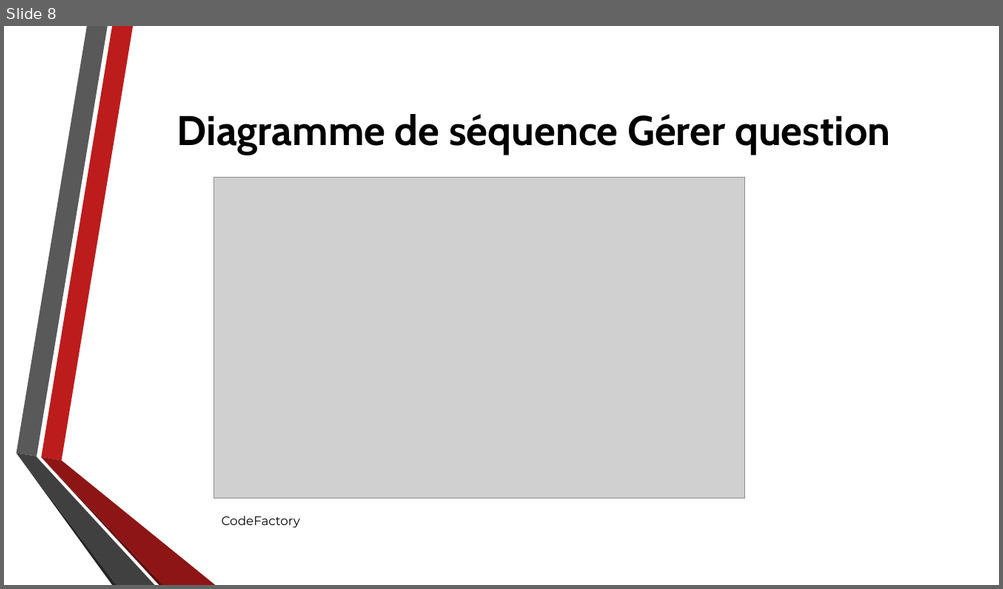
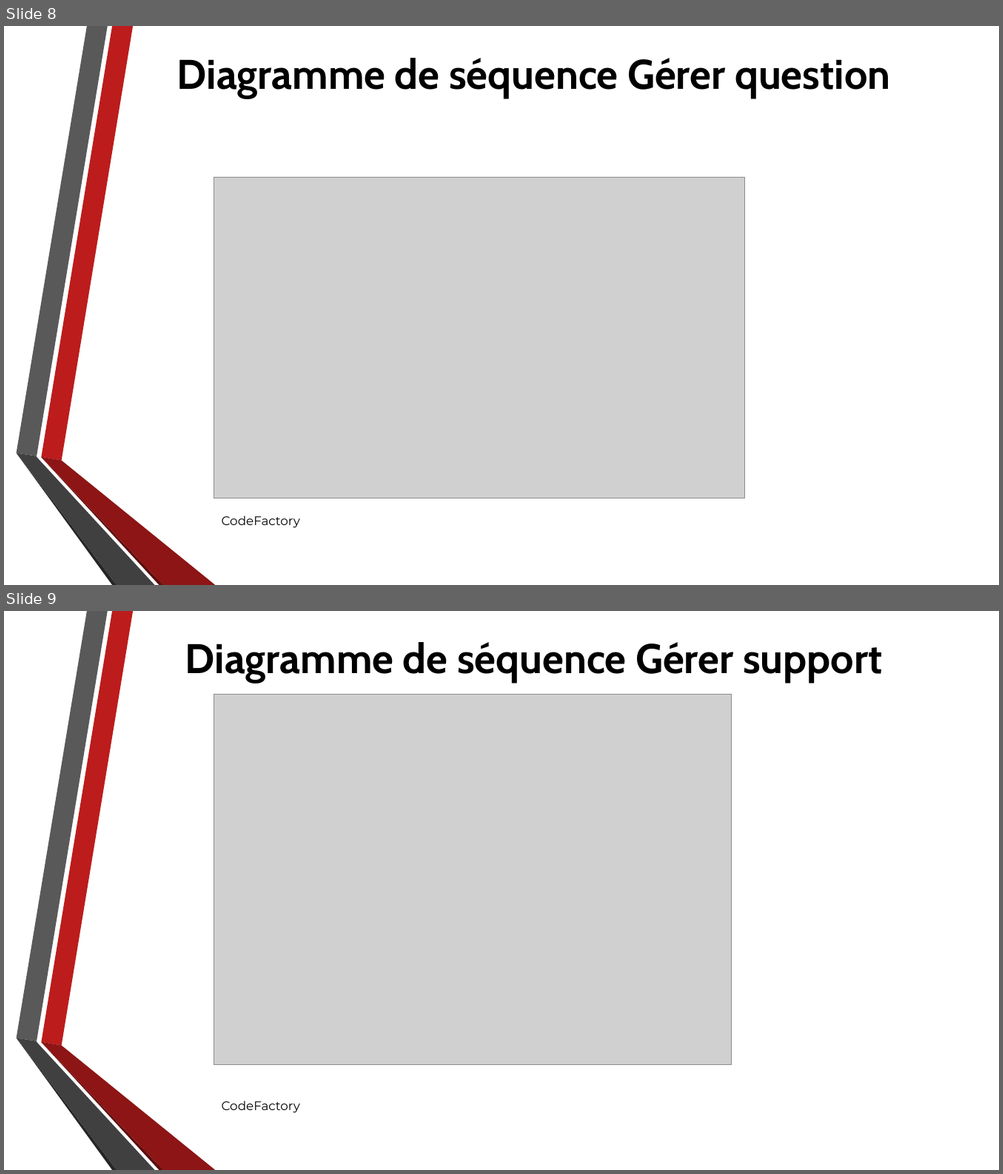
Before and after one commit to Ashmouth/IL, a slide deck: Diaporama/Ingénierie logiciel eCours.pptx. Shown one above the other, each under a label of ours: slide 8 before the commit, slides 8 and 9 after it. The pictures are 1003x589 and 1003x1174 pixels, drawn with LibreOffice and Linux fonts; fonts in the diff are those of the drawing; grey boxes stand for pictures; background and template pictures are left out. Boxes give left, top, right and bottom in pixels: in the first picture for what was removed or moved away, otherwise in the second. Text is boxed around its words. In the diff, an @@ line names an element or a change of style, - is before the commit and + after.

```diff
--- a/Diaporama/Ingénierie logiciel eCours.pptx
+++ b/Diaporama/Ingénierie logiciel eCours.pptx
@@ slide 9 added at (4, 611, 999, 1170), background picture (left out); not listed: 6 template elements that a slide beside it also shows @@
@@ title added at (185, 642, 882, 682), 40 pt, text #000000, bold @@
+Diagramme de séquence Gérer support
@@ picture added at (213, 695, 731, 1065) @@
@@ text added at (222, 1101, 300, 1113), 12 pt, text #000000 @@
+CodeFactory
@@ slide 8 changed as well @@
@@ title "Diagramme de séquence Gérer question": place and size @@
-title "Diagramme de séquence Gérer question" at (177, 114, 890, 154)
+title "Diagramme de séquence Gérer question" at (177, 58, 890, 98)
```
Also in this commit, not shown: 10 other slides changed, 2 other files.
